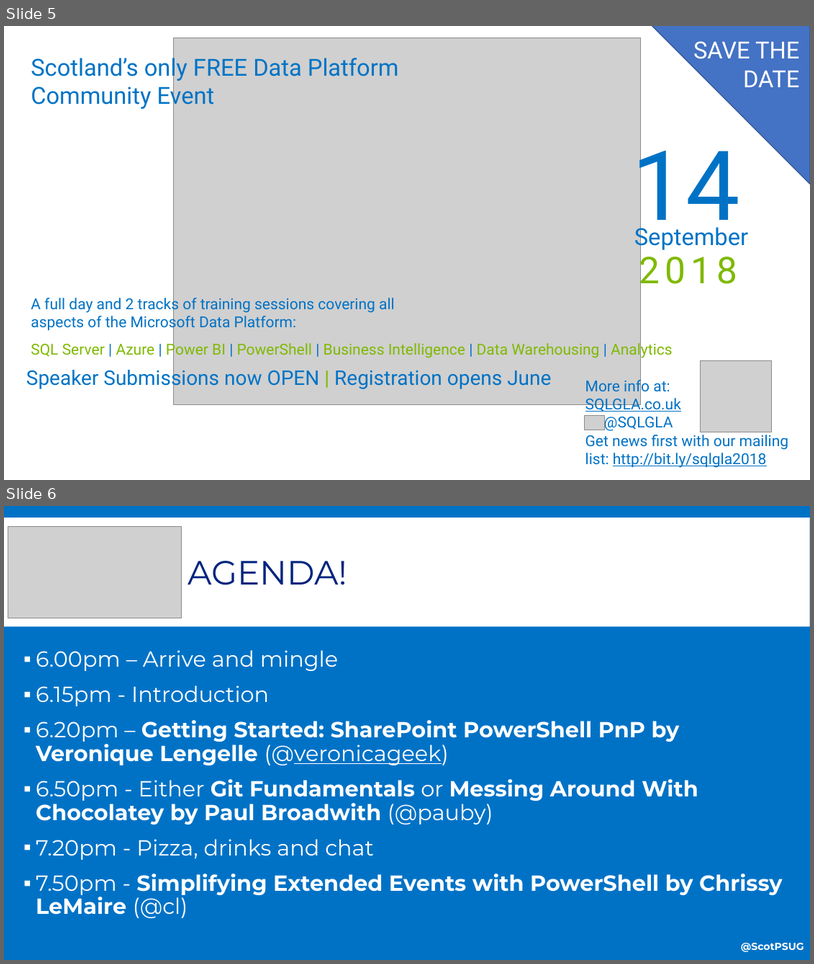
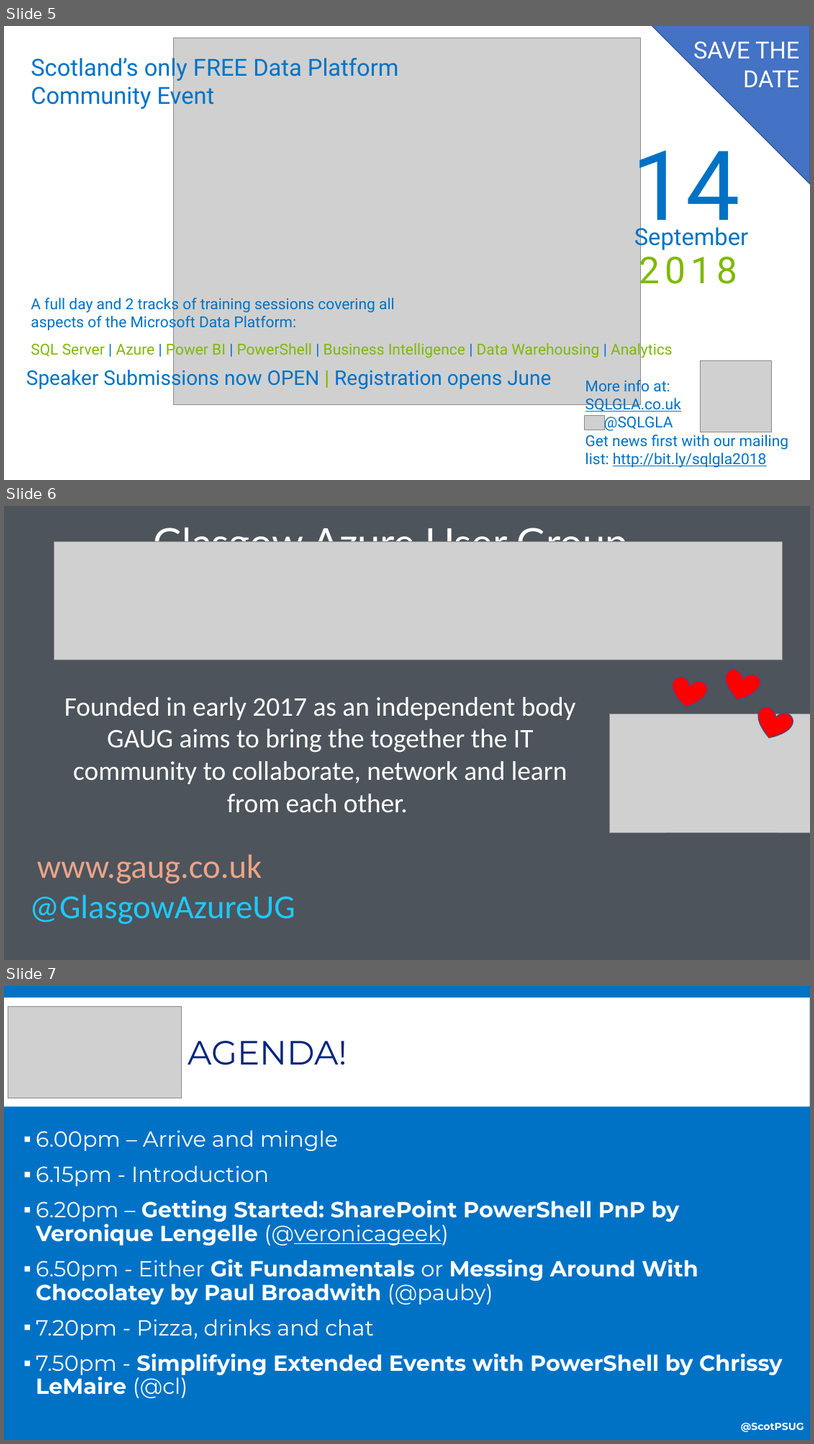
Before and after one commit to psdevopsug/usergroup, a slide deck: 2018/06-June/MeetingAgenda.pptx. Shown one above the other, each under a label of ours: slides 5 and 6 before the commit, slides 5, 6 and 7 after it. The pictures are 814x964 and 814x1444 pixels, drawn with LibreOffice and Linux fonts; fonts in the diff are those of the drawing; grey boxes stand for pictures. Boxes give left, top, right and bottom in pixels: in the first picture for what was removed or moved away, otherwise in the second. Text is boxed around its words. In the diff, an @@ line names an element or a change of style, - is before the commit and + after.

Commit message:
added Azure UG slide

```diff
--- a/2018/06-June/MeetingAgenda.pptx
+++ b/2018/06-June/MeetingAgenda.pptx
@@ slide 6 added at bbox=[4, 506, 810, 960], background #4D545C @@
@@ text added at bbox=[153, 522, 628, 542], 48 pt, text #FFFFFF @@
+Glasgow Azure User Group
@@ picture added at bbox=[54, 542, 783, 659] @@
@@ heart added at bbox=[669, 675, 710, 711], fill #FF0000, outline #325491 1 pt @@
@@ heart added at bbox=[721, 667, 763, 704], fill #FF0000, outline #325491 1 pt @@
@@ text added at bbox=[64, 697, 576, 813], 32 pt, text #FFFFFF @@
+Founded in early 2017 as an independent body GAUG aims to bring the together the IT community to collaborate, network and learn from each other.
@@ picture added at bbox=[610, 714, 810, 833] @@
@@ heart added at bbox=[753, 704, 796, 744], fill #FF0000, outline #325491 1 pt @@
@@ text added at bbox=[29, 854, 295, 924], 40 pt, text #1DCAFF @@
+www.gaug.co.uk @GlasgowAzureUG
@@ what was slide 6 is now slide 7 @@
```
